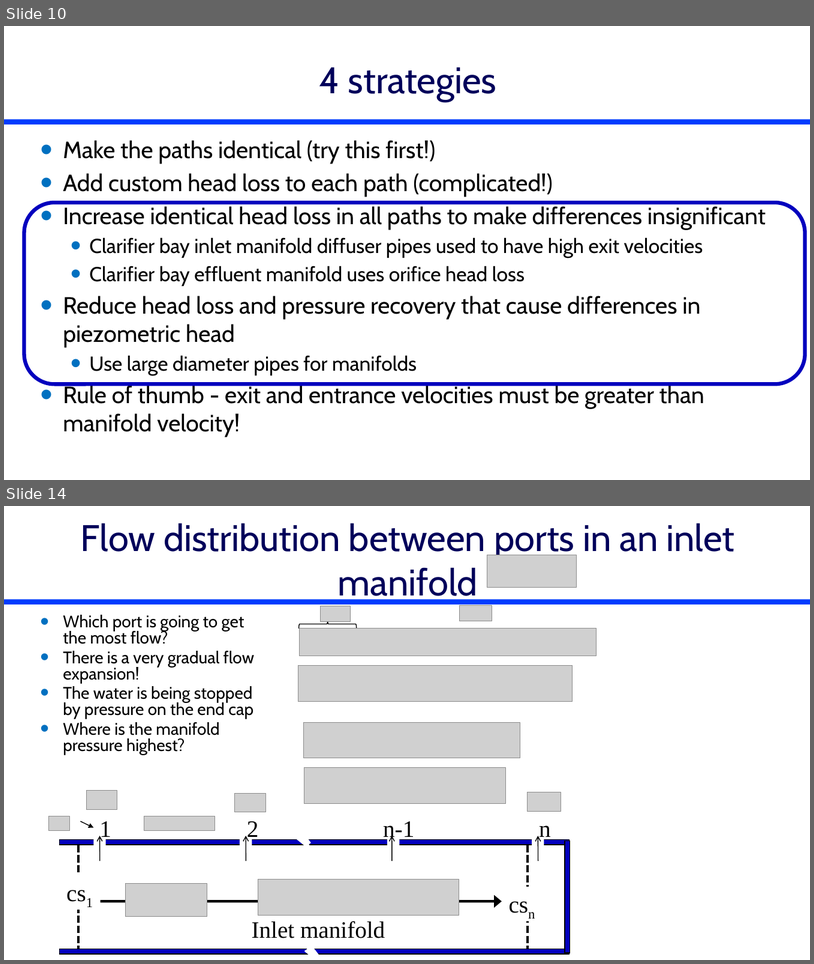
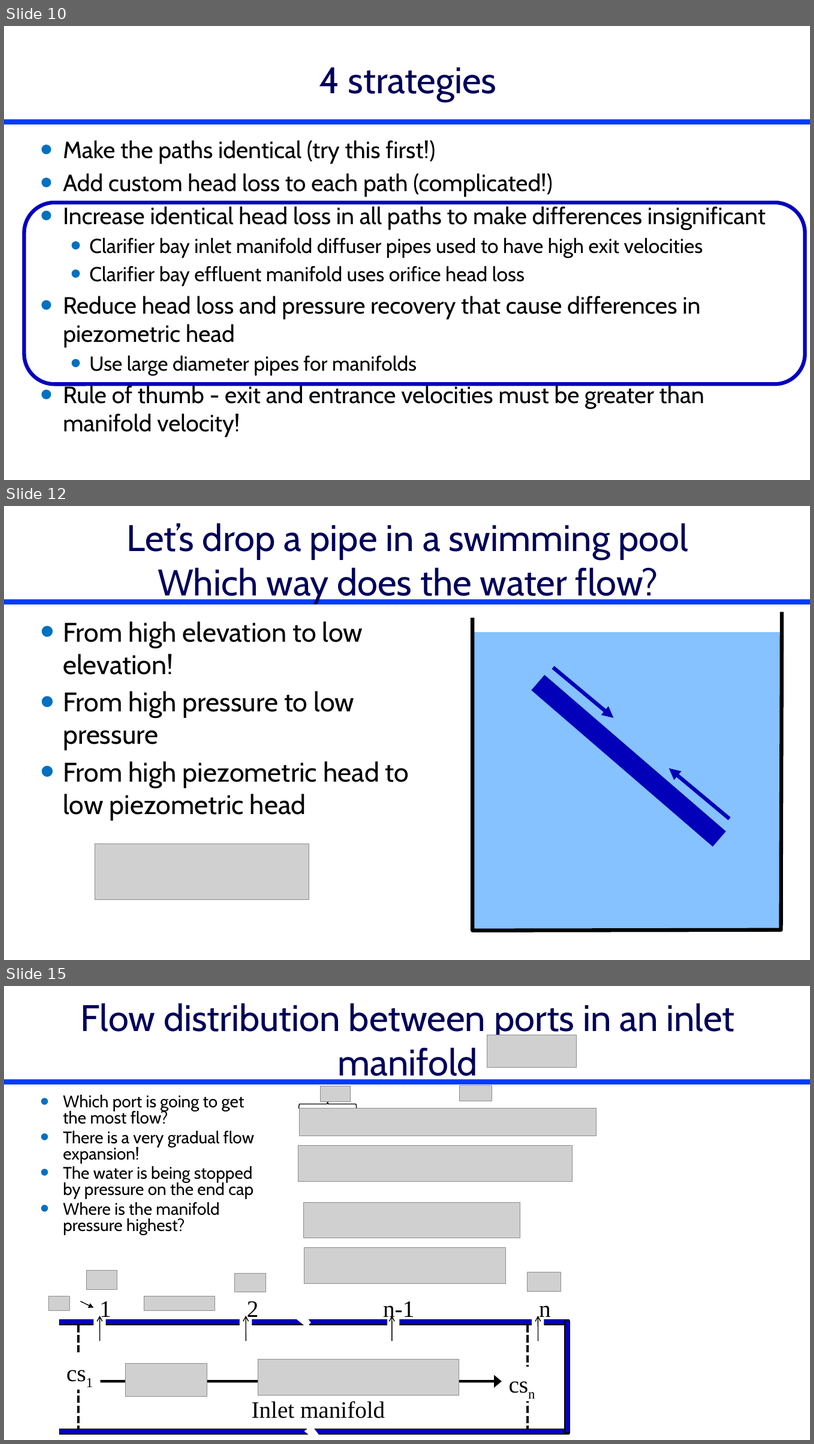
Before and after one commit to monroews/CEE4520Lectures, a slide deck: Manifolds.pptx. Shown one above the other, each under a label of ours: slides 10 and 14 before the commit, slides 10, 12 and 15 after it; the slides between them are not shown. The pictures are 814x964 and 814x1444 pixels, drawn with LibreOffice and Linux fonts; fonts in the diff are those of the drawing; grey boxes stand for pictures. Boxes give left, top, right and bottom in pixels: in the first picture for what was removed or moved away, otherwise in the second. Text is boxed around its words. In the diff, an @@ line names an element or a change of style, - is before the commit and + after.

```diff
--- a/Manifolds.pptx
+++ b/Manifolds.pptx
@@ slide 12 added at (x1=4, y1=506, x2=810, y2=960), background #FFFFFF; not listed: 1 template element that a slide beside it also shows @@
@@ title added at (x1=127, y1=523, x2=689, y2=604), 44 pt, text #00005A @@
+Let’s drop a pipe in a swimming pool
+Which way does the water flow?
@@ freeform shape added at (x1=473, y1=612, x2=783, y2=930), outline #000000 4.5 pt @@
@@ text added at (x1=63, y1=621, x2=410, y2=820), 32 pt, text #000000 @@
+• From high elevation to low elevation!
+• From high pressure to low pressure
+• From high piezometric head to low piezometric head
@@ rectangle added at (x1=473, y1=633, x2=782, y2=930), fill #85C2FF, outline #85C2FF 1 pt @@
@@ arrow added from (553, 667) to (614, 718), #0300BA 4.5 pt @@
@@ line added from (538, 682) to (720, 839), #0300BA 24 pt @@
@@ arrow added from (730, 819) to (669, 768), #0300BA 4.5 pt @@
@@ picture added at (x1=95, y1=844, x2=309, y2=899) @@
@@ what was slide 14 is now slide 15 @@
```
Also in this commit, not shown: 9 slides changed, 2 other slides added.
